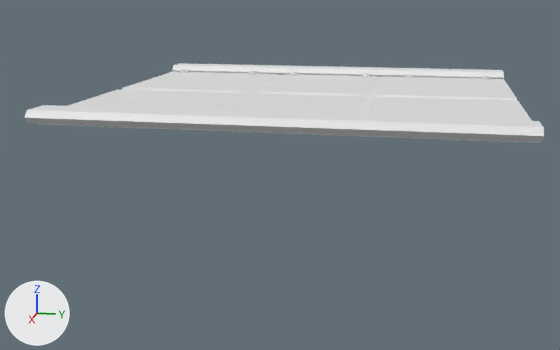
An edit to the FBX model Assets/3D_Assets/Enviro/Meshes/Tile_Sol.fbx, drawn before and after from the same camera.
Both versions are drawn from a 50 mm camera at (5.72, 0.92, 0.89) aimed at (0.04, -0.22, -0.53). The lights are fixed; the arrows at lower left show +X, +Y and +Z. Where no turn or scale is listed for an object, it has been applied to the vertices.

The first picture shows 'BezierCurve.001'.
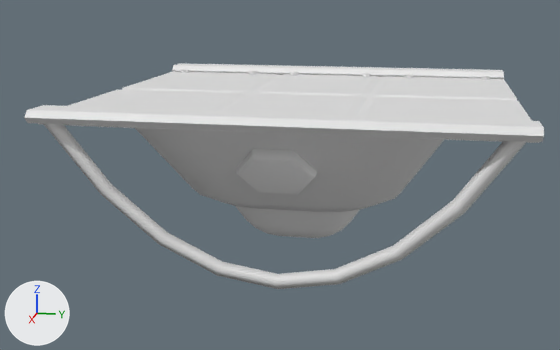
Where the change shows, as pixel boxes (x1, y1, x2, y2) in the pictures (560 x 350 px):
'Cube', added
    after: (135, 128, 445, 238)
'BezierCurve', added
    after: (44, 124, 527, 289)
'Cylinder.001', added
    after: (236, 149, 317, 195)

The change, as a diff of the scene's bpy script:
```diff
--- a/Assets/3D_Assets/Enviro/Meshes/Tile_Sol.fbx.py
+++ b/Assets/3D_Assets/Enviro/Meshes/Tile_Sol.fbx.py
@@ me_beziercurve_002 @@
+me_beziercurve_002.from_pydata(...)  # 72 vertices, 64 faces; spans x -2.88..0.05, y -1.44..1.43, z -0.96..0.11
@@ me_cylinder_001 @@
+me_cylinder_001.from_pydata(...)  # 60 vertices, 50 faces; spans x -2.0..0.12, y -0.27..0.27, z -0.16..0.18
@@ me_cube_001 @@
+me_cube_001.from_pydata(...)  # 172 vertices, 162 faces; spans x -1.12..1.12, y -1.17..1.17, z -0.57..0.47
@@ ob_beziercurve @@
+ob_beziercurve = bpy.data.objects.new('BezierCurve', me_beziercurve_002)
+ob_beziercurve.location = (1.357, 0.0, 0.0)
@@ ob_cylinder_001 @@
+ob_cylinder_001 = bpy.data.objects.new('Cylinder.001', me_cylinder_001)
+ob_cylinder_001.location = (0.881, -0.078, -0.301)
@@ ob_cube @@
+ob_cube = bpy.data.objects.new('Cube', me_cube_001)
+ob_cube.location = (-0.061, -0.068, -0.43)
```
